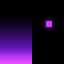
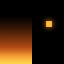
Layered file, before and after one edit (w=64, h=64). Changes by layer:
hid group "mine" (3 layers) over (x1=0, y1=15, x2=58, y2=64)
showed group "speed" (2 layers) over (x1=0, y1=15, x2=58, y2=64)
